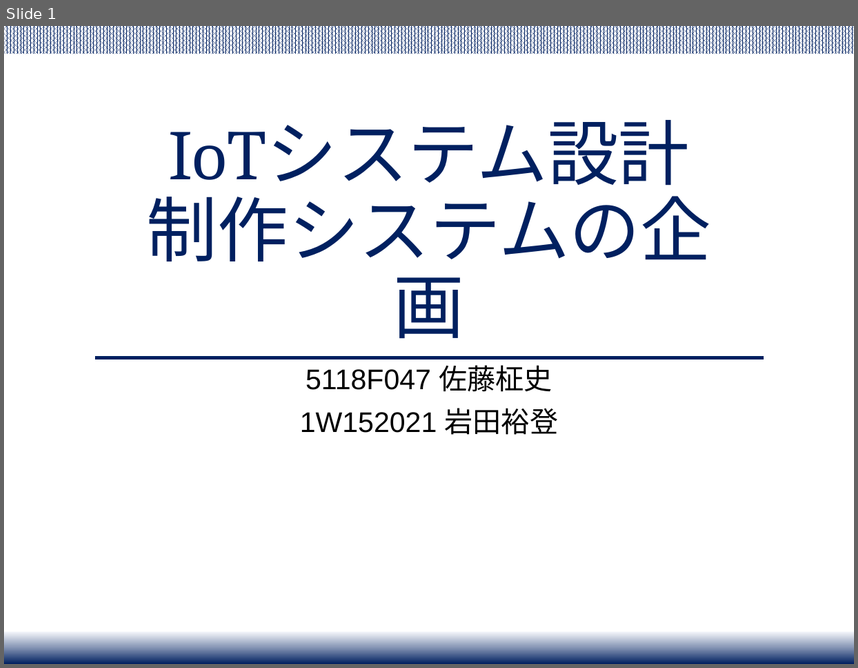
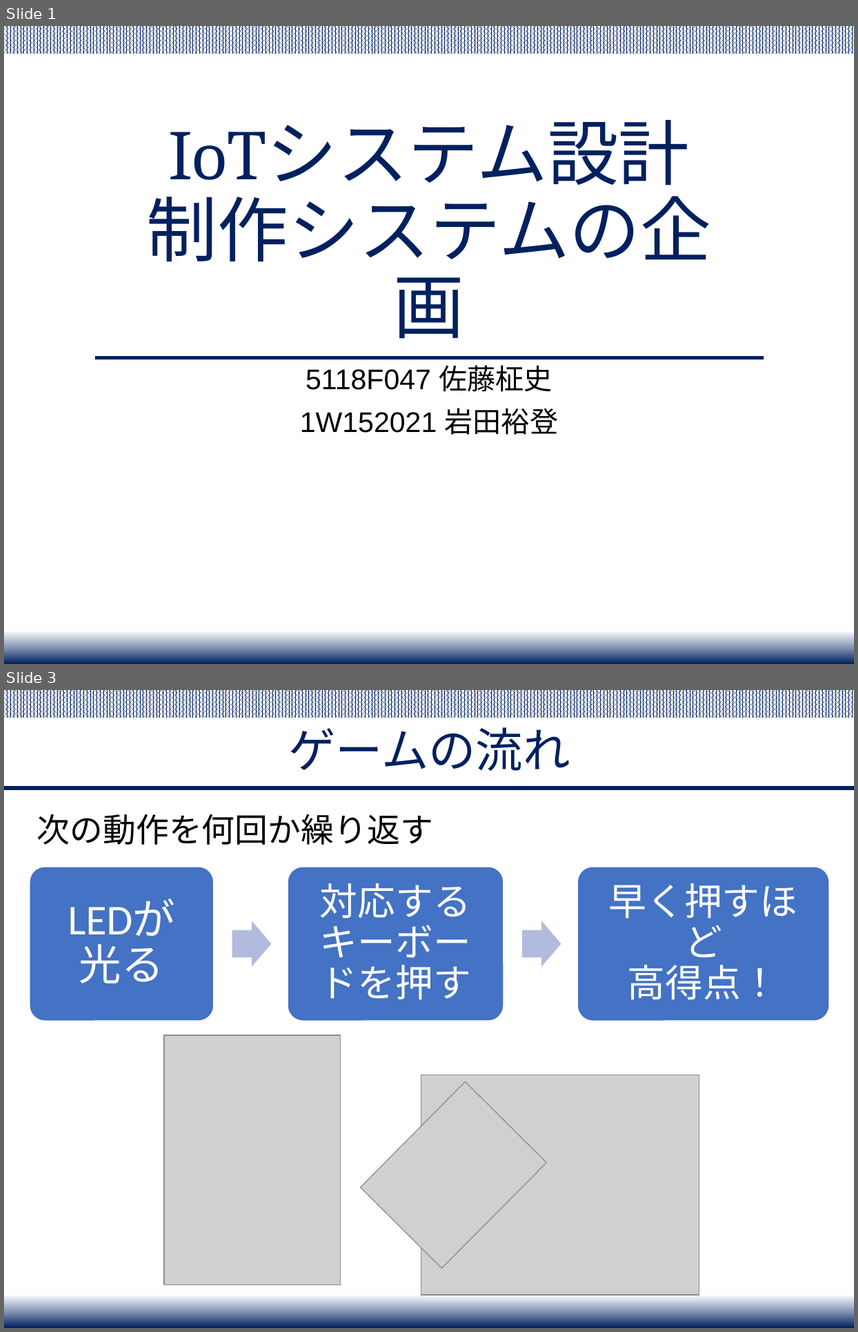
Before and after one commit to Yuchan4342/iot-system-project, a slide deck: presentation/IoT_project_presentation.pptx. Shown one above the other, each under a label of ours: slide 1 before the commit, slides 1 and 3 after it; the slides between them are not shown. The pictures are 858x668 and 858x1332 pixels, drawn with LibreOffice and Linux fonts; fonts in the diff are those of the drawing; grey boxes stand for pictures. Boxes give left, top, right and bottom in pixels: in the first picture for what was removed or moved away, otherwise in the second. Text is boxed around its words. In the diff, an @@ line names an element or a change of style, - is before the commit and + after.

Commit message:
プレゼンの編集 概要、ゲームの流れソフトウェア部分、スケジュールを作成

```diff
--- a/presentation/IoT_project_presentation.pptx
+++ b/presentation/IoT_project_presentation.pptx
@@ slide 3 added at [4,690,854,1328], background #FFFFFF; not listed: 2 template elements that a slide beside it also shows @@
@@ title added at [288,727,570,771], 40 pt, text #002060 @@
+ゲームの流れ
@@ line added from (4, 788) to (854, 788), #002060 3 pt @@
@@ text added at [37,814,433,845], 28 pt, text #000000 @@
+次の動作を何回か繰り返す
@@ group added at [30,867,829,1021]: 3 rounded rectangles, 3 texts, 2 right arrows @@
+LEDが
+光る
+対応する
+キーボードを押す
+早く押すほど
+高得点！
@@ picture added at [164,1035,340,1285] @@
@@ picture added at [360,1082,546,1268] @@
@@ picture added at [421,1074,700,1294] @@
```
Also in this commit, not shown: 1 slide changed, 3 other slides added.
